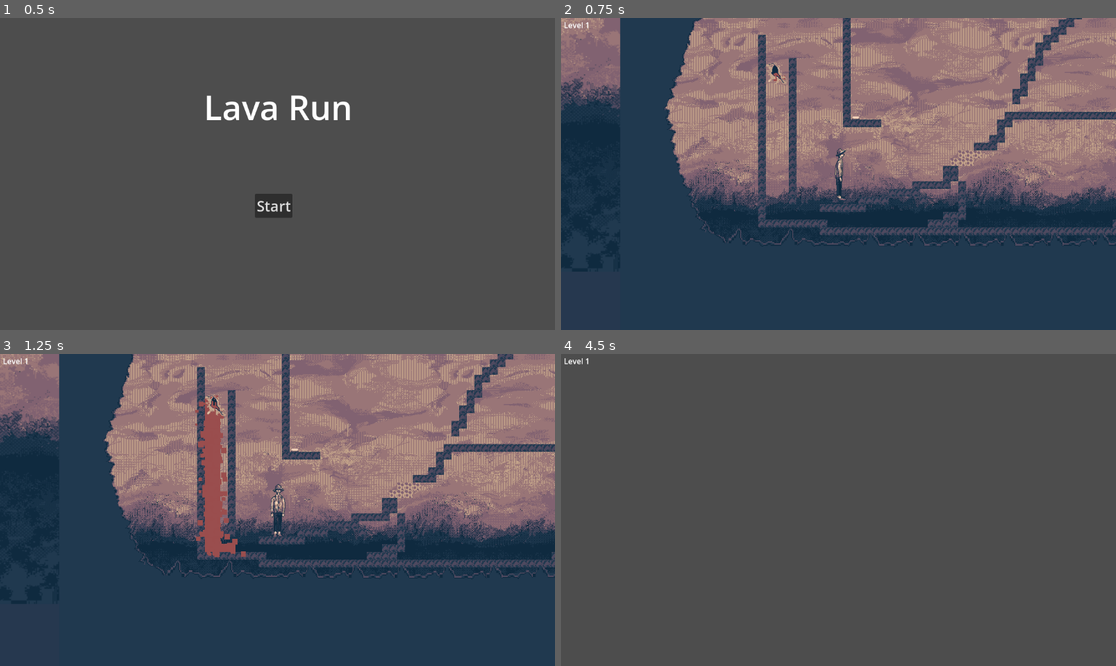
Above: before the commit, frames 1-4 (two rows, left to right).
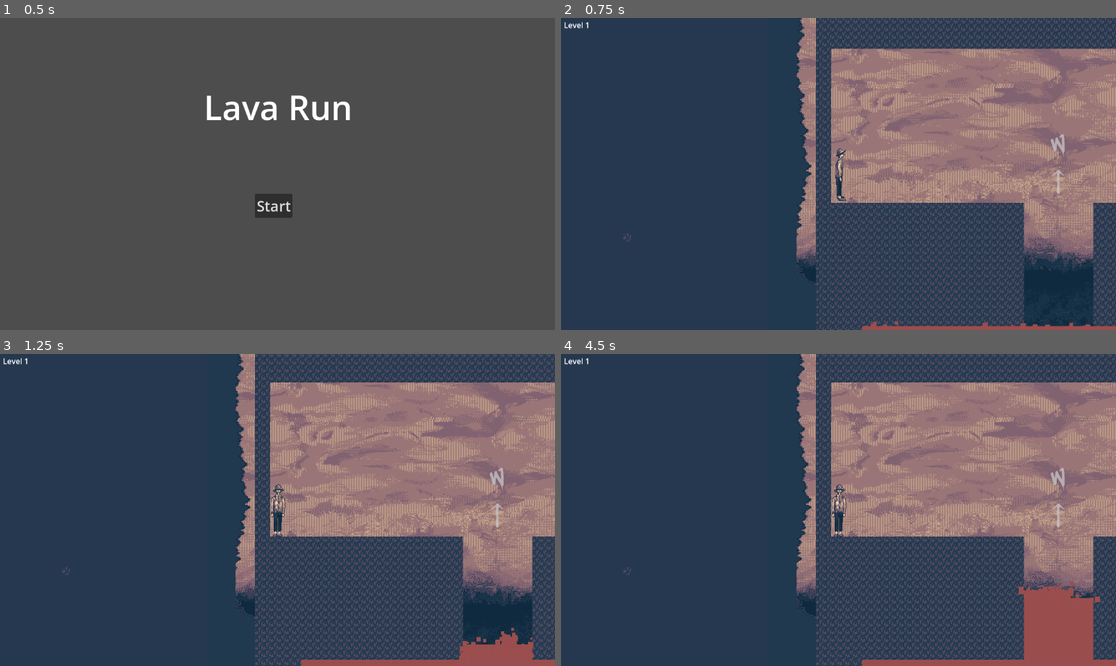
Above: after the commit, the same moments.

Repository: hellomynameisren/ludumdare
Game: Godot game, scene res://liquid/main_menu.tscn
Two runs of this game, one before a commit and one after it. Both use one fixed random seed, a clock stepped at 60 frames per second and the inputs below.
Inputs:
- Up to frame 1 (0.5 s): no input
- Up to frame 2 (0.75 s): click "Start" at 0.5 s
- Up to frame 3 (1.25 s): no input
- Up to frame 4 (4.5 s): no input

Frame 1 is identical in both runs. In frame 2, 43% of the frame differs, in the area x 0-100%, y 0-100%; in frame 3, 44%; in frame 4, 90%.

Commit message:
play area levels

Diff:
--- a/liquid/play_area.gd
+++ b/liquid/play_area.gd
@@ -8,11 +8,15 @@
 # var Level2 = preload("res://liquid/levels/test_level2.tscn")
 # var Level3 = preload("res://liquid/levels/test_level3.tscn")
 var levels = [
-	preload("res://liquid/levels/chamber_level2.tscn"),
-	preload("res://liquid/levels/gravel_level2.tscn"),
-	preload("res://liquid/levels/spider_level2.tscn"),
-	preload("res://liquid/levels/falling_level.tscn"),
-	preload("res://liquid/levels/race_level2.tscn"),
+	preload("res://liquid/complete_levels/01_intro.tscn"),
+	preload("res://liquid/complete_levels/02_climb.tscn"),
+	preload("res://liquid/complete_levels/03_crawlers.tscn"),
+	preload("res://liquid/complete_levels/04_skate.tscn"),
+	#preload("res://liquid/levels/chamber_level2.tscn"),
+	#preload("res://liquid/levels/gravel_level2.tscn"),
+	#preload("res://liquid/levels/spider_level2.tscn"),
+	#preload("res://liquid/levels/falling_level.tscn"),
+	#preload("res://liquid/levels/race_level2.tscn"),
 	#preload("res://liquid/levels/gravel_level.tscn"),
 	#preload("res://liquid/levels/spider_level.tscn"),
 	#preload("res://liquid/levels/test_level.tscn"),
